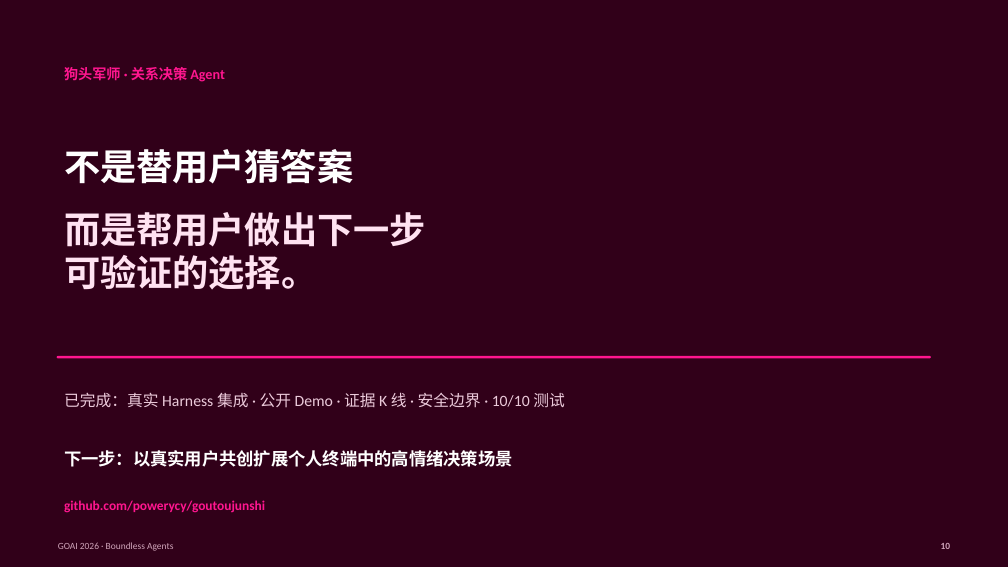
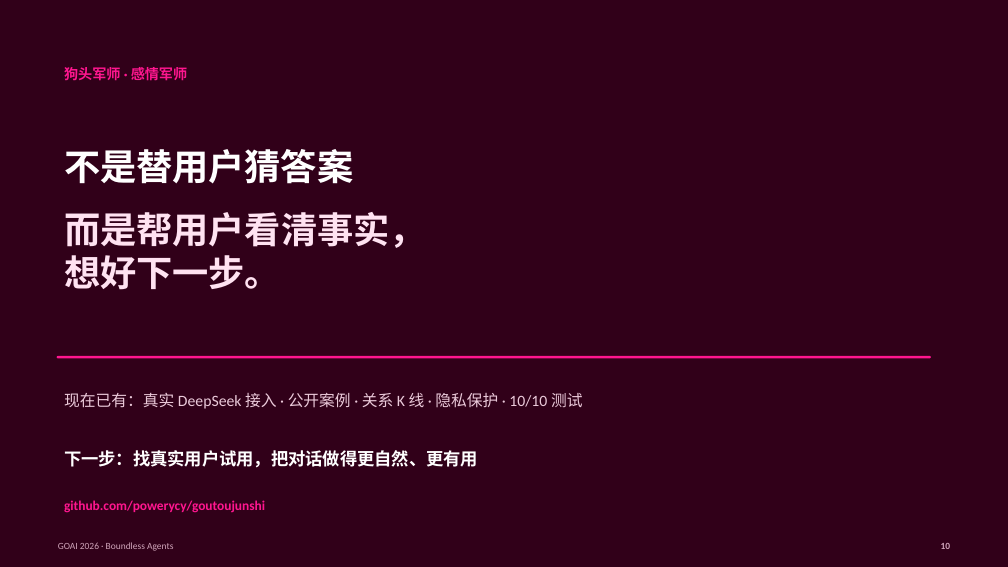
Before and after one commit to powerycy/goutoujunshi, a slide deck: slide 10 of competition/deepseek-harness-goutoujunshi/submission/狗头军师_GOAI2026_无界应用_初赛方案.pptx. Drawn at 1008x567 pixels with LibreOffice and Linux fonts; fonts in the diff are those of the drawing. Boxes give left, top, right and bottom in pixels: in the first picture for what was removed or moved away, otherwise in the second. Text is boxed around its words. In the diff, an @@ line names an element or a change of style, - is before the commit and + after.

```diff
--- a/competition/deepseek-harness-goutoujunshi/submission/狗头军师_GOAI2026_无界应用_初赛方案.pptx
+++ b/competition/deepseek-harness-goutoujunshi/submission/狗头军师_GOAI2026_无界应用_初赛方案.pptx
@@ text at box(64, 65, 187, 84): text changed @@
-狗头军师 · 关系决策 Agent
+狗头军师 · 感情军师
@@ text at box(64, 212, 426, 290): text changed @@
-而是帮用户做出下一步
-可验证的选择。
+而是帮用户看清事实，
+想好下一步。
@@ text at box(64, 392, 582, 409): text changed @@
-已完成：真实 Harness 集成 · 公开 Demo · 证据 K 线 · 安全边界 · 10/10 测试
+现在已有：真实 DeepSeek 接入 · 公开案例 · 关系 K 线 · 隐私保护 · 10/10 测试
@@ text at box(64, 450, 478, 468): text changed @@
-下一步：以真实用户共创扩展个人终端中的高情绪决策场景
+下一步：找真实用户试用，把对话做得更自然、更有用
```
Also in this commit, not shown: 9 other slides changed, 3 other files.
